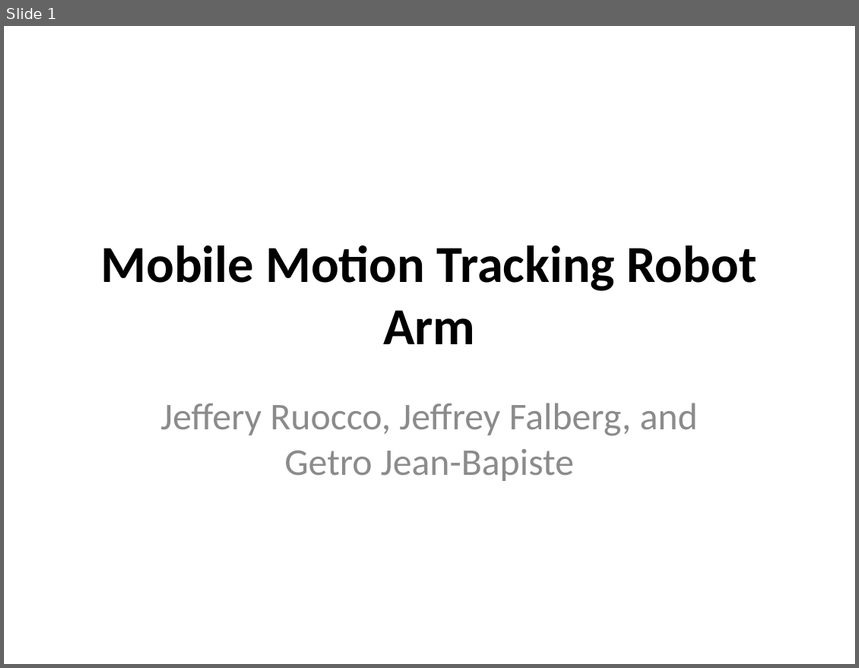
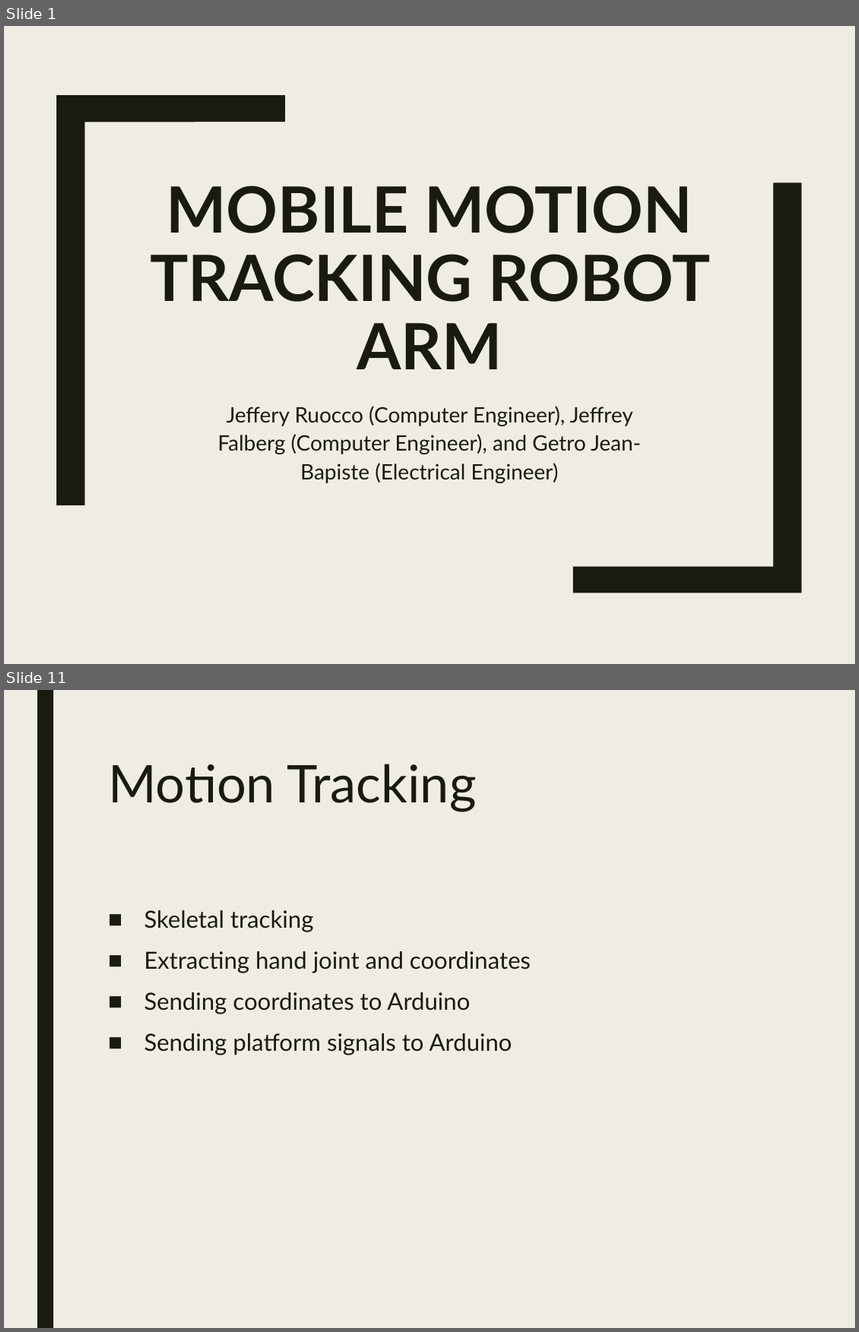
Before and after one commit to StormWulf/Mobile-Motion-Tracking-Robot-Arm, a slide deck: Documents/Mobile Motion Tracking Robot Arm poster.pptx. Shown one above the other, each under a label of ours: slide 1 before the commit, slides 1 and 11 after it; the slides between them are not shown. The pictures are 859x668 and 859x1332 pixels, drawn with LibreOffice and Linux fonts; fonts in the diff are those of the drawing. Boxes give left, top, right and bottom in pixels: in the first picture for what was removed or moved away, otherwise in the second. Text is boxed around its words. In the diff, an @@ line names an element or a change of style, - is before the commit and + after.

```diff
--- a/Documents/Mobile Motion Tracking Robot Arm poster.pptx
+++ b/Documents/Mobile Motion Tracking Robot Arm poster.pptx
@@ slide 11 added at (4,690,855,1328), background #EFEDE3 @@
@@ rectangle added at (37,690,53,1328), fill #191B0E @@
@@ title added at (108,764,477,812), 44 pt, text #191B0E @@
+Motion Tracking
@@ text added at (144,910,531,1055), 20 pt, text #191B0E @@
+■ Skeletal tracking
+■ Extracting hand joint and coordinates
+■ Sending coordinates to Arduino
+■ Sending platform signals to Arduino
@@ slide 1 changed as well @@
@@ background #FFFFFF to #EFEDE3 @@
@@ freeform shape added at (56,95,286,506), fill #191B0E @@
@@ freeform shape added at (573,183,803,593), fill #191B0E @@
@@ title "MOBILE MOTION TRACKING ROBOT ARM" at (150,186,710,370): vertical alignment middle to bottom @@
@@ title at (150,186,710,370): text changed; size 44 to 54 pt; font Calibri to Lato; text colour #000000 to #191B0E @@
-Mobile Motion Tracking Robot Arm
+MOBILE MOTION TRACKING ROBOT ARM
@@ subtitle at (218,406,641,484): text changed; size 32 to 18 pt; font Calibri to Lato; text colour #8C8C8C to #191B0E @@
-Jeffery Ruocco, Jeffrey Falberg, and Getro Jean-Bapiste
+Jeffery Ruocco (Computer Engineer), Jeffrey Falberg (Computer Engineer), and Getro Jean-Bapiste (Electrical Engineer)
```
Also in this commit, not shown: 1 other slide changed, 13 other slides added, 4 slides removed, 2 other files.
